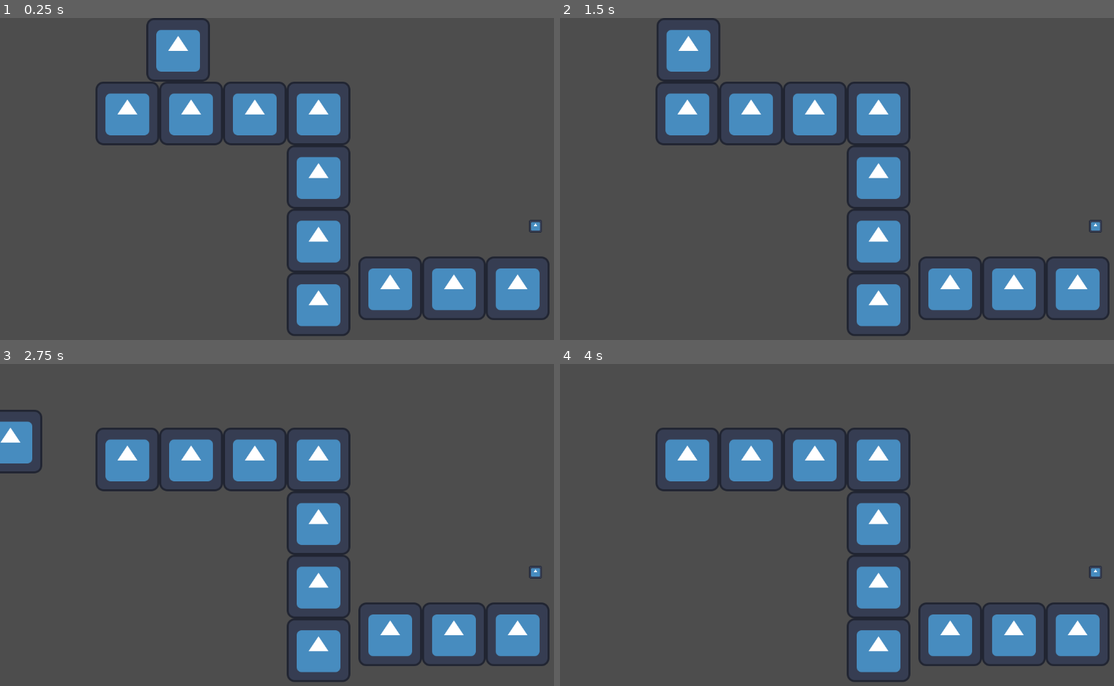
Above: before the commit, frames 1-4 (two rows, left to right).
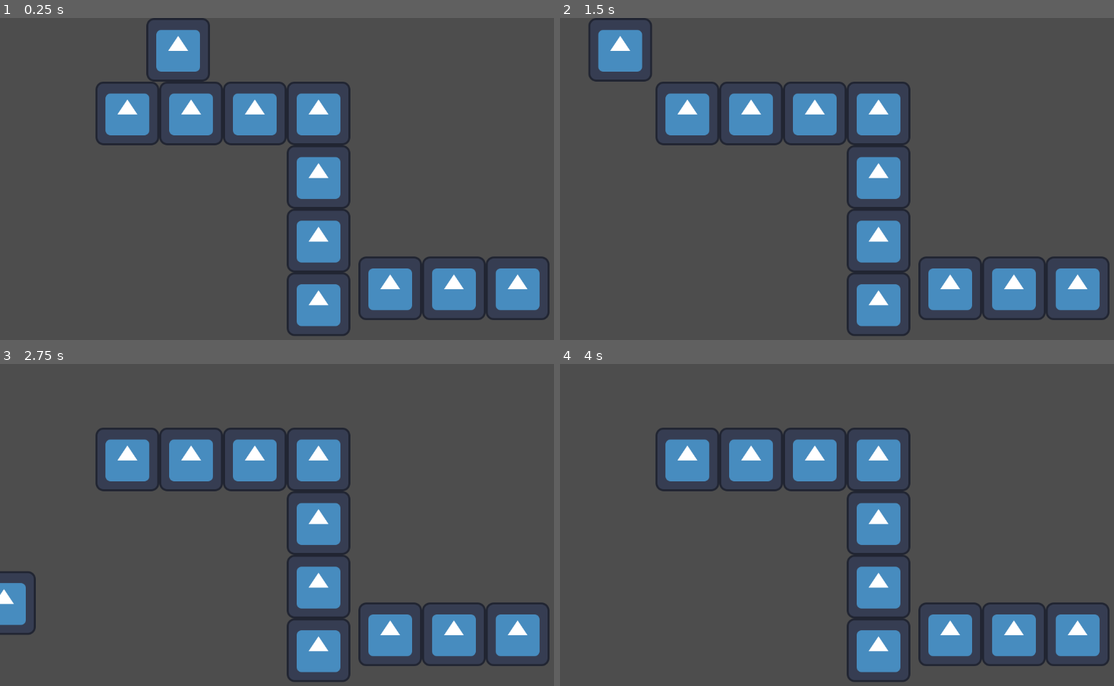
Above: after the commit, the same moments.

Repository: MichaelRRyan/ggj2024
Game: Godot game, scene res://test_level.tscn
Same seed, same stepped clock (60 frames per second), same inputs: the game is played once before the commit and once after it. This scene is started directly instead of the project's main scene. The engine's default icon, where the game draws it, is replaced by a stand-in: a white triangle on a blue panel in a dark square.
Inputs (mouse positions are in pixels of both pictures, inside the frame that each line leads up to):
- Up to frame 1 (0.25 s): no input
- Up to frame 2 (1.5 s): move the mouse to (975, 162) at 0.52 s; press the mouse at (975, 162) at 0.53 s; hold W (up) from 0.53 s (still down); move the mouse to (731, 195) at 1.27 s; release the mouse at (731, 195) at 1.28 s; click (731, 195) at 1.35 s
- Up to frame 3 (2.75 s): move the mouse to (343, 454) at 2.02 s; release W (up) at 2.03 s; press the mouse at (343, 454) at 2.03 s
- Up to frame 4 (4 s): move the mouse to (820, 589) at 2.77 s; release the mouse at (820, 589) at 2.78 s; hold W (up) from 2.78 s (still down); click (820, 589) at 2.85 s; move the mouse to (1019, 573) at 3.52 s; press the mouse at (1019, 573) at 3.53 s

The runs differ from the first frame. In frame 1, less than 0.1% of the frame differs, in the area x 95-98%, y 62-67%; in frame 2, 2.7%, in the area x 5-98%, y 0-67%; in frame 3, 1.7%; in frame 4, less than 0.1%.

Commit message:
Cleaned code
removed pass and empty functions

Diff:
--- a/Characters/TimerIdle.gd
+++ b/Characters/TimerIdle.gd
@@ -1,20 +1,12 @@
 extends Timer
 
 var rng = RandomNumberGenerator.new()
-var random_time = rng.randf_range(-10.0, 10.0)
+var random_time = rng.randf_range(0.0, 2.0)
 # Called when the node enters the scene tree for the first time.
 func _ready():
 	start(random_time)
-	pass # Replace with function body.
-
-
-# Called every frame. 'delta' is the elapsed time since the previous frame.
-func _process(delta):
-
-	pass
 
 
 func _on_timeout():
 	random_time = rng.randf_range(0.0, 2.0)
 	start(random_time)
-	pass # Replace with function body.
--- a/Characters/basic-minion.gd
+++ b/Characters/basic-minion.gd
@@ -71,7 +71,6 @@
 			has_task = true
 			target_x = body.get_global_position().x
 			print(target_x)
-	pass # Replace with function body.
 
 
 func _on_timer_idle_timeout():
@@ -81,13 +80,9 @@
 			random_number = rng.randf_range(-1.0, 1.0)
 
 
-	pass # Replace with function body.
-
-
 func _on_interact_range_body_entered(body):
 	if has_target:
 		has_target = false
 		is_interacting = true
 		has_task = true
 		direction = 0
-	pass # Replace with function body.
--- a/test_level.tscn
+++ b/test_level.tscn
@@ -237,4 +237,4 @@
 jump_velocity = -200.0
 
 [node name="tree" parent="." instance=ExtResource("3_xvfbe")]
-position = Vector2(1076, 419)
+position = Vector2(1586, 239)
